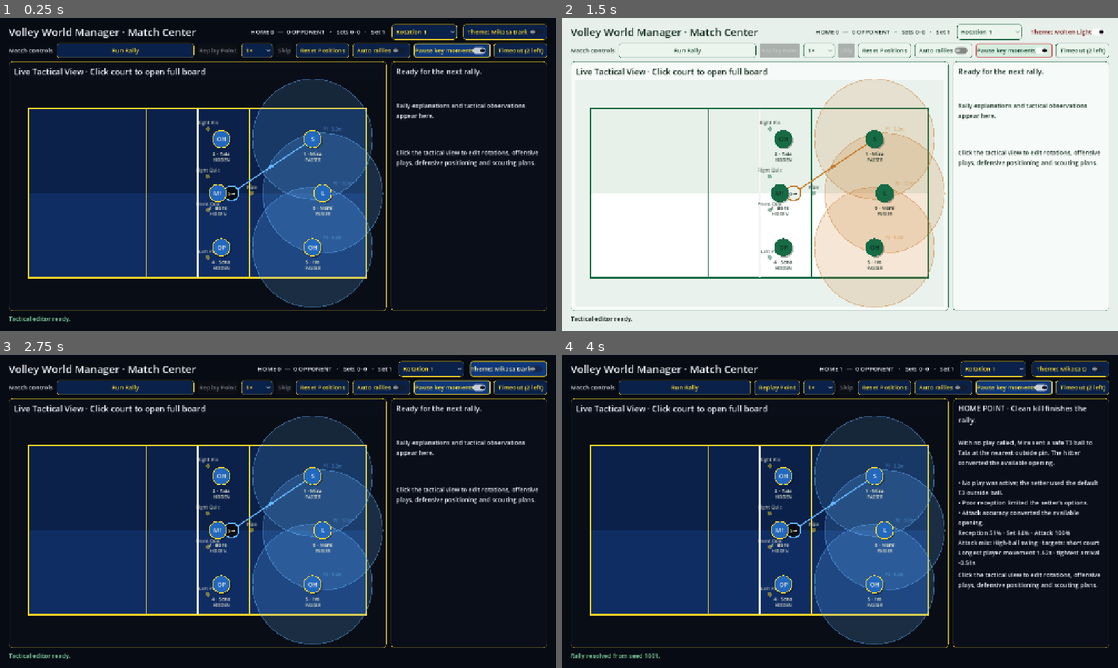
Above: before the commit, frames 1-4 (two rows, left to right).
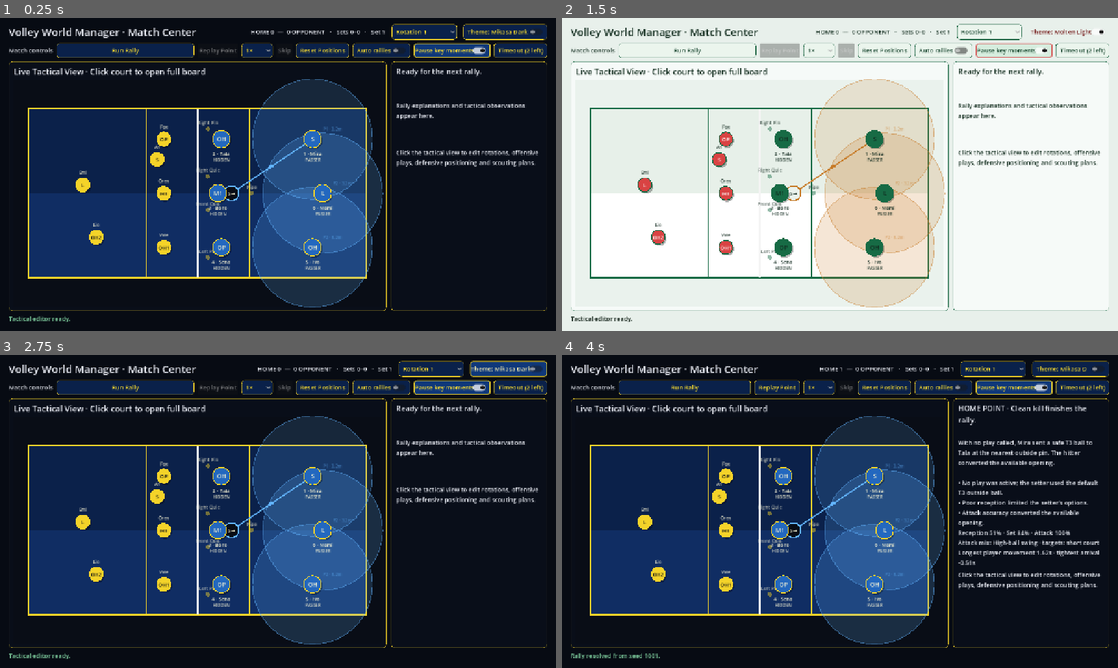
Above: after the commit, the same moments.

Repository: iracarranza/volley-world-manager
Game: Godot game, scene res://scenes/main/main.tscn
Two runs of this game, one before a commit and one after it. Both use one fixed random seed, a clock stepped at 60 frames per second and the inputs below.
Inputs:
- Up to frame 1 (0.25 s): no input
- Up to frame 2 (1.5 s): click "Rotation 1" at 0.5 s; click "Theme: Mikasa Dark" at 1.25 s
- Up to frame 3 (2.75 s): click "Theme: Molten Light" at 2 s
- Up to frame 4 (4 s): click "Run Rally" at 2.75 s; click "Skip" at 3.5 s

The runs differ from the first frame. In frame 1, 0.7% of the frame differs, in the area x 13-31%, y 34-76%; in frame 2, 0.7%; in frame 3, 0.7%; in frame 4, 0.7%.

Commit message:
Show opponent markers in Match Center

Diff:
--- a/scenes/components/tactical_court.gd
+++ b/scenes/components/tactical_court.gd
@@ -24,6 +24,8 @@
 	"net": Color("d94343"),
 	"marker": Color("176b45"),
 	"marker_selected": Color("d94343"),
+	"opponent_marker": Color("d94343"),
+	"opponent_text": Color("ffffff"),
 	"text": Color("10281d"),
 	"path": Color("d94343"),
 	"secondary_path": Color("c77b28"),
@@ -37,6 +39,8 @@
 	"net": Color("f4d329"),
 	"marker": Color("2368bf"),
 	"marker_selected": Color("f4d329"),
+	"opponent_marker": Color("f4d329"),
+	"opponent_text": Color("090d16"),
 	"text": Color("f6f3d4"),
 	"path": Color("f4d329"),
 	"secondary_path": Color("62b4ff"),
@@ -44,6 +48,9 @@
 
 var lineup: RotationLineup
 var players_by_id: Dictionary = {}
+var opponent_team: Resource
+var opponent_players_by_id: Dictionary = {}
+var show_opponents: bool = false
 var assignments: Array[HitterAssignment] = []
 var primary_hitter_id: int = -1
 var secondary_hitter_id: int = -1
@@ -89,6 +96,18 @@
 	for player in players:
 		players_by_id[player.id] = player
 	selected_player_id = -1
+	queue_redraw()
+
+
+func set_opponent_team(team: Resource, visible: bool = true) -> void:
+	opponent_team = team
+	show_opponents = visible and team != null
+	opponent_players_by_id.clear()
+	if team != null:
+		for player_resource in team.players:
+			var player: VolleyballPlayer = player_resource as VolleyballPlayer
+			if player != null:
+				opponent_players_by_id[player.id] = player
 	queue_redraw()
 
 
@@ -621,6 +640,7 @@
 	_draw_setter_release_path()
 	_draw_assignment_drag()
 	_draw_movement_trails()
+	_draw_opponents()
 	_draw_players()
 	_draw_rally_playback()
 
@@ -874,6 +894,46 @@
 				)
 
 
+func _draw_opponents() -> void:
+	if not show_opponents or opponent_team == null:
+		return
+	for player_resource in opponent_team.players:
+		var player: VolleyballPlayer = player_resource as VolleyballPlayer
+		if player == null:
+			continue
+		var court_position: Vector2 = opponent_team.court_position(player.id, "defense")
+		if playback_event != null \
+				and str(playback_event.metadata.get("side", "")) == "opponent" \
+				and int(playback_event.actor_id) == player.id:
+			var movement_origin: Vector2 = playback_event.metadata.get(
+				"movement_start",
+				playback_event.metadata.get("hitter_start", court_position),
+			)
+			var action_target: Vector2 = playback_event.start_position
+			if int(playback_event.event_type) == RallyEventModel.EventType.SET:
+				action_target = playback_event.metadata.get(
+					"setter_position", playback_event.start_position
+				)
+			court_position = movement_origin.lerp(action_target, playback_progress)
+		var center := _court_to_local(court_position)
+		var active := playback_event != null \
+			and str(playback_event.metadata.get("side", "")) == "opponent" \
+			and int(playback_event.actor_id) == player.id
+		var radius := 19.0 if active else 16.0
+		draw_circle(center + Vector2(3, 4), radius, Color(0, 0, 0, 0.30))
+		draw_circle(center, radius, palette["opponent_marker"])
+		draw_circle(center, radius, palette["line"], false, 2.0)
+		draw_string(
+			ThemeDB.fallback_font, center + Vector2(-14, 5), player.position_code,
+			HORIZONTAL_ALIGNMENT_CENTER, 28, 12, palette["opponent_text"],
+		)
+		draw_string(
+			ThemeDB.fallback_font, center + Vector2(-38, -24), player.display_name,
+			HORIZONTAL_ALIGNMENT_CENTER, 76, 10,
+			_with_alpha(palette["text"], 0.82),
+		)
+
+
 func _short_responsibility(value: String) -> String:
 	return value.replace(" defense", "").replace("Net ", "Block ")
 
--- a/scenes/main/main.gd
+++ b/scenes/main/main.gd
@@ -697,6 +697,7 @@
 	if match_preview_lineup == null:
 		return
 	match_preview_court.set_lineup(match_preview_lineup, GameManager.players)
+	match_preview_court.set_opponent_team(GameManager.opponent_team, true)
 	if match_preview_play != null:
 		match_preview_court.set_play_preview(
 			match_preview_play.assignments,
--- a/tests/test_runner.gd
+++ b/tests/test_runner.gd
@@ -4,6 +4,7 @@
 const RALLY_EVENT_SCRIPT := preload("res://scripts/models/rally_event.gd")
 const ROTATION_LEGALITY_SCRIPT := preload("res://scripts/simulation/rotation_legality.gd")
 const BALL_TRAJECTORY_SCRIPT := preload("res://scripts/models/ball_trajectory.gd")
+const TACTICAL_COURT_SCRIPT := preload("res://scenes/components/tactical_court.gd")
 
 var checks: int = 0
 var failures: int = 0
@@ -30,6 +31,7 @@
 	_test_default_offense_without_saved_play()
 	_test_defensive_presets_release_and_setting_systems()
 	_test_spatial_opponent_and_replay_analysis()
+	_test_match_court_opponent_layer()
 	if failures == 0:
 		print("PASS: %d volleyball foundation checks" % checks)
 		quit(0)
@@ -89,6 +91,19 @@
 	_check(graded_set_observed, "opponent setting exposes target-specific geometry")
 	_check(blocker_read_observed, "home block records attribute-driven read quality")
 	_check(analysis_observed, "completed rallies expose concise replay analysis")
+
+
+func _test_match_court_opponent_layer() -> void:
+	var manager := GAME_MANAGER_SCRIPT.new()
+	manager.seed_vertical_slice_data()
+	var court := TACTICAL_COURT_SCRIPT.new()
+	court.set_opponent_team(manager.opponent_team, true)
+	_check(court.show_opponents, "Match Center court enables persistent opponent markers")
+	_check(
+		court.opponent_players_by_id.size() == 6,
+		"opponent marker layer receives all six opponent players",
+	)
+	court.free()
 
 
 func _test_court_coordinates() -> void:
Not shown, changed: ARCHITECTURE.md
Not shown, changed: HANDOFF.md
